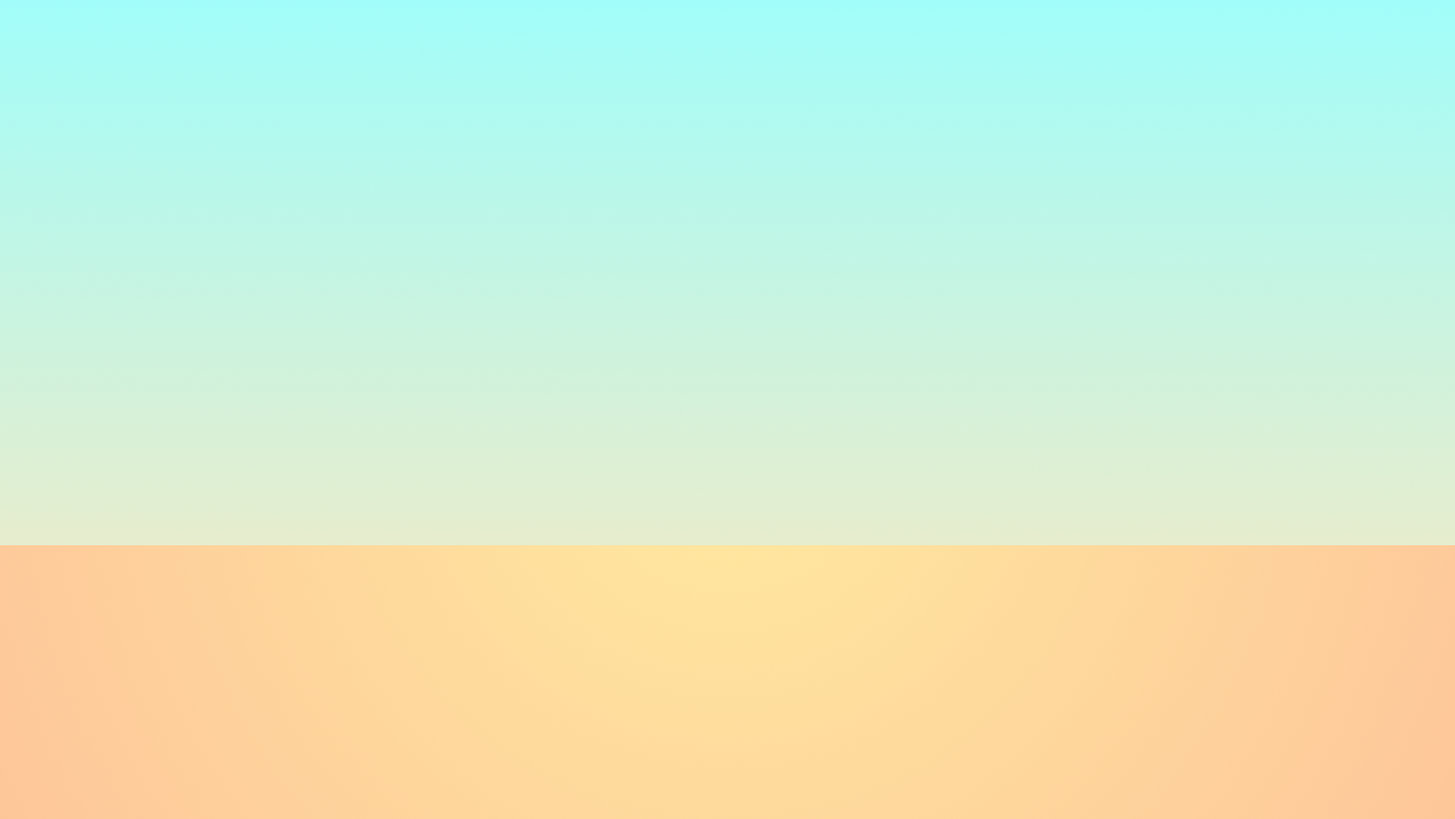
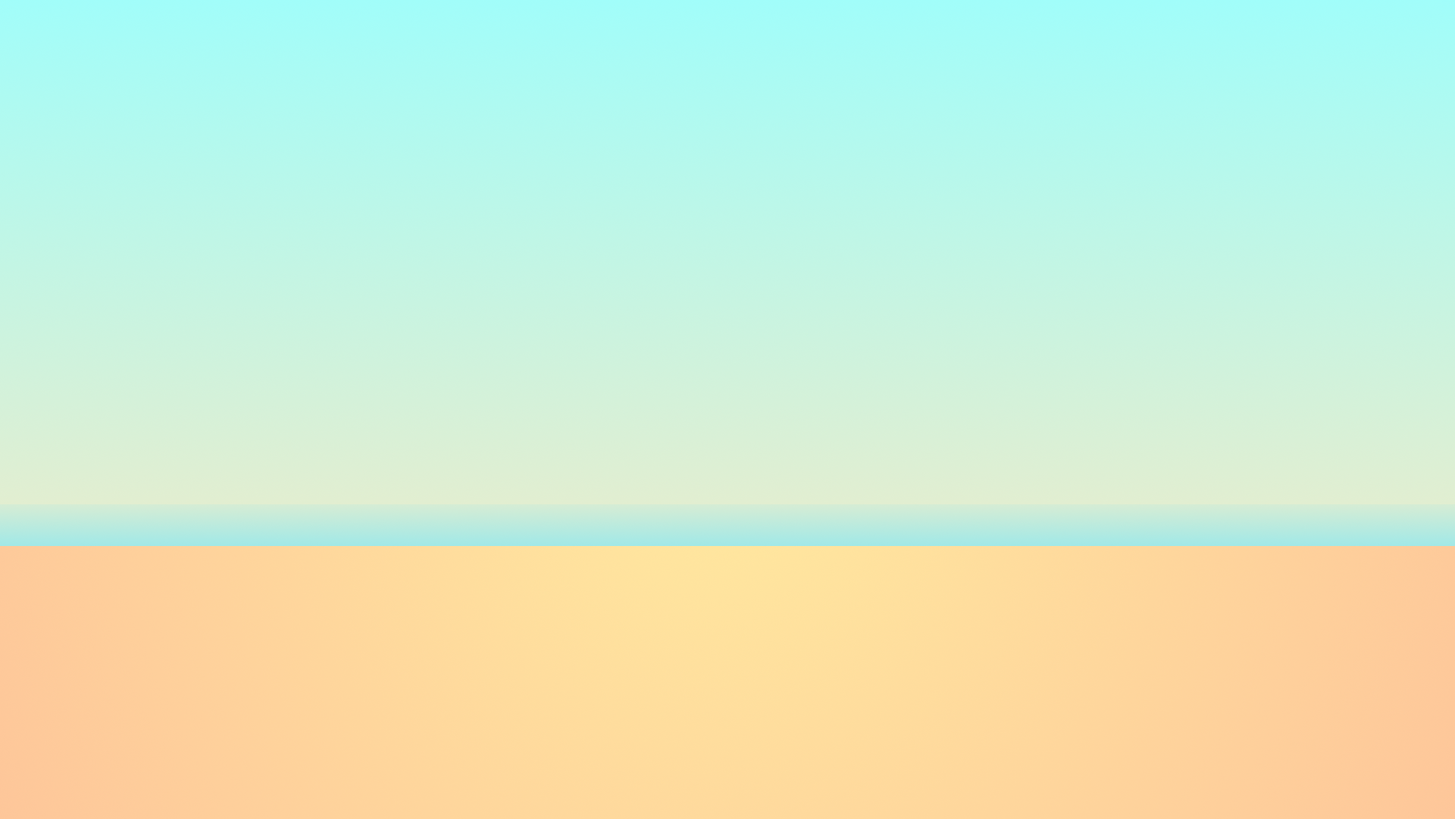
Comparing the layer stacks of the two (1455, 819) images. Changes:
removed layer "body orange" over [0,504,1455,546]
renamed "Background" to "basic_beach.png", painted on it over [0,504,1455,546]
